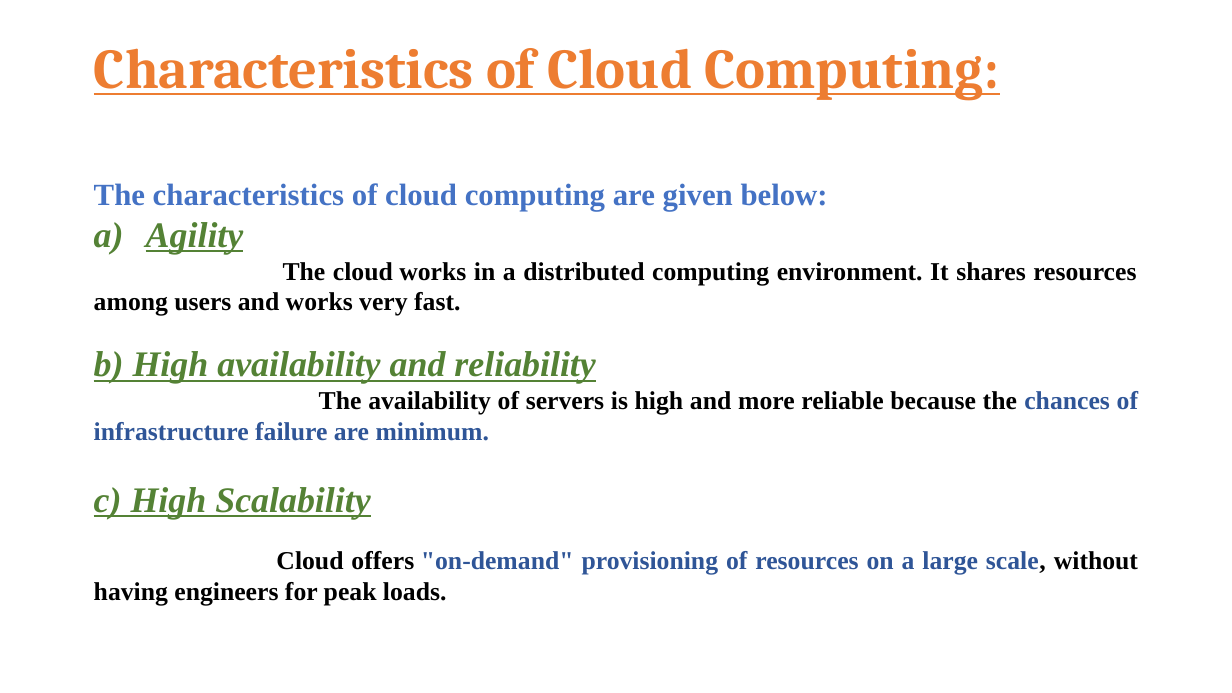
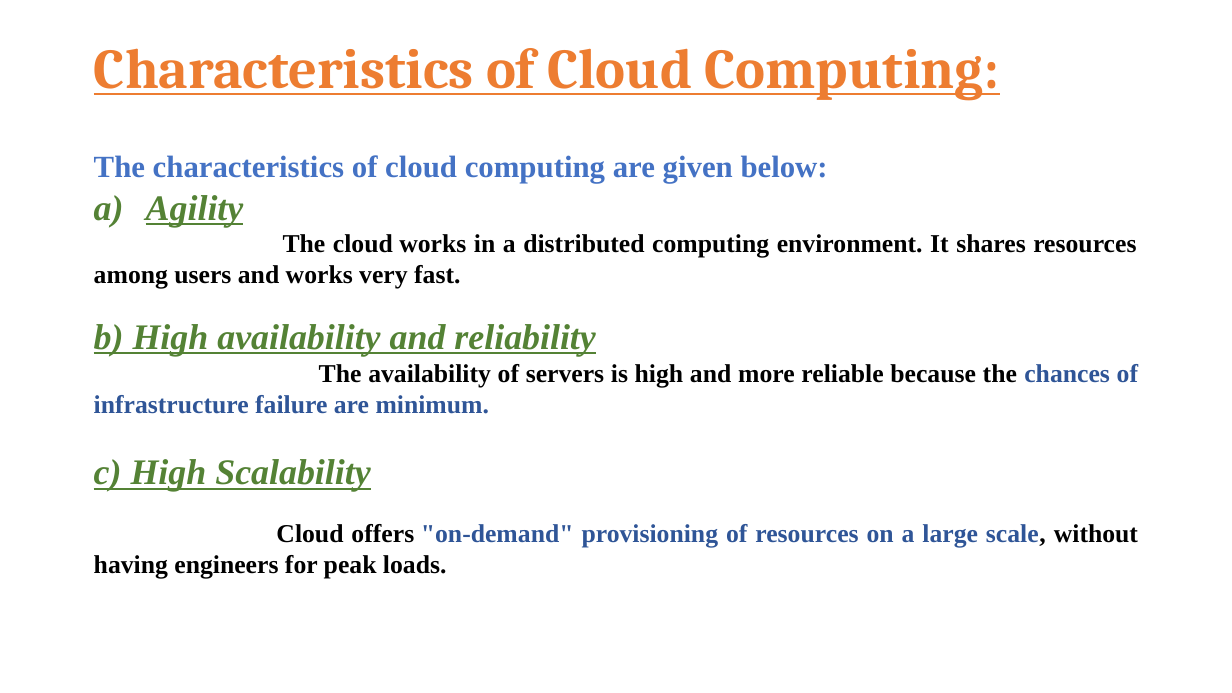
Before and after one commit to aloknath1/cloud-computing, a slide deck: slide 9 of Session-1.pptx. Drawn at 1232x693 pixels with LibreOffice and Linux fonts; fonts in the diff are those of the drawing. Boxes give left, top, right and bottom in pixels: in the first picture for what was removed or moved away, otherwise in the second. Text is boxed around its words. In the diff, an @@ line names an element or a change of style, - is before the commit and + after.

```diff
--- a/Session-1.pptx
+++ b/Session-1.pptx
@@ text "The characteristics of cloud computing ..." moved from (x1=94, y1=183, x2=1138, y2=606) to (x1=94, y1=155, x2=1138, y2=578) @@
```
Also in this commit, not shown: 3 other slides changed, 2 other files.
